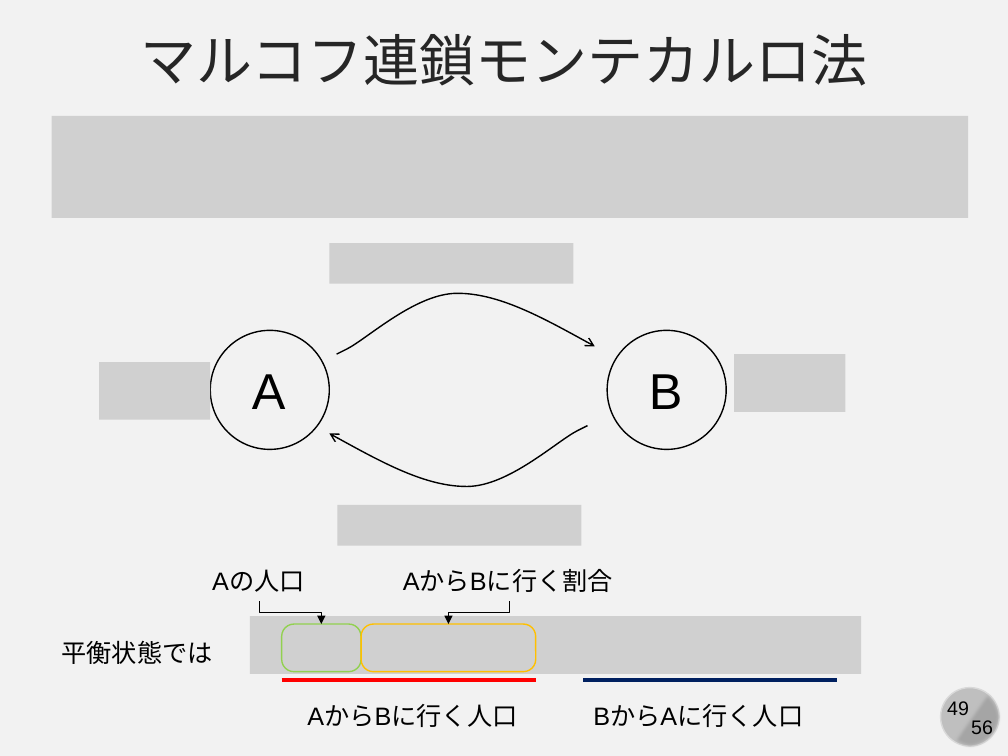
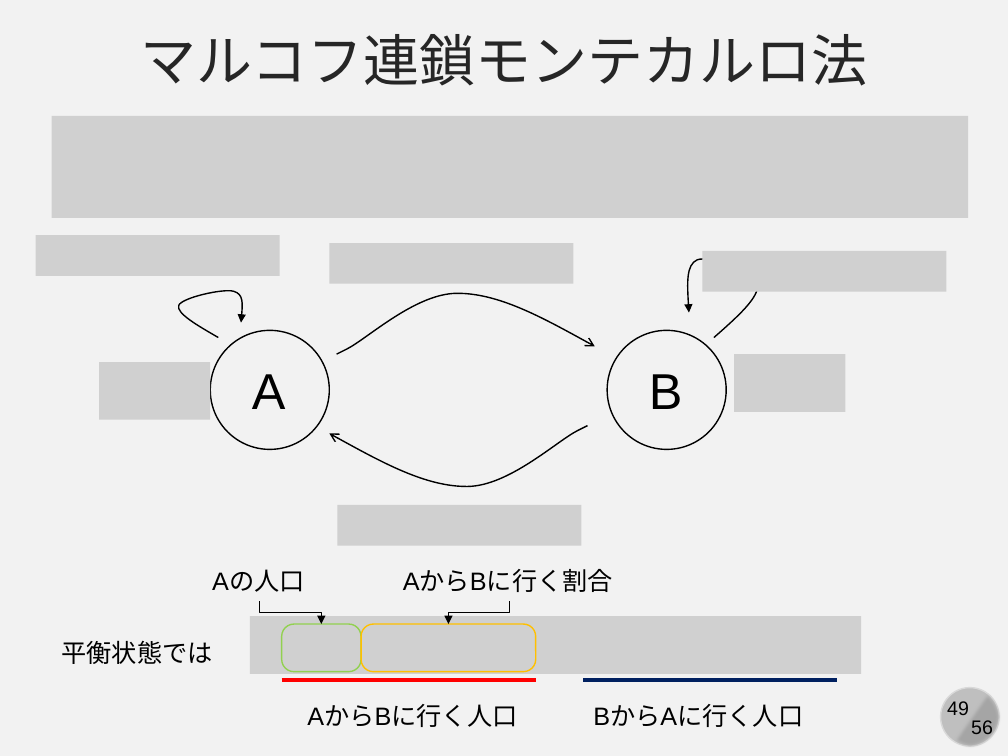
Before and after one commit to kaityo256/simulation_engineering, a slide deck: slide 49 of 02_mc_basic/simulation02.pptx. Drawn at 1008x756 pixels with LibreOffice and Linux fonts; fonts in the diff are those of the drawing; grey boxes stand for pictures. Boxes give left, top, right and bottom in pixels: in the first picture for what was removed or moved away, otherwise in the second. Text is boxed around its words. In the diff, an @@ line names an element or a change of style, - is before the commit and + after.

```diff
--- a/02_mc_basic/simulation02.pptx
+++ b/02_mc_basic/simulation02.pptx
@@ picture added at [35,235,279,275] @@
@@ freeform shape added at [687,259,757,338], outline #000000 1 pt @@
@@ picture added at [703,251,947,291] @@
@@ freeform shape added at [178,290,242,337], outline #000000 1 pt @@
```
Also in this commit, not shown: 12 other slides changed.
